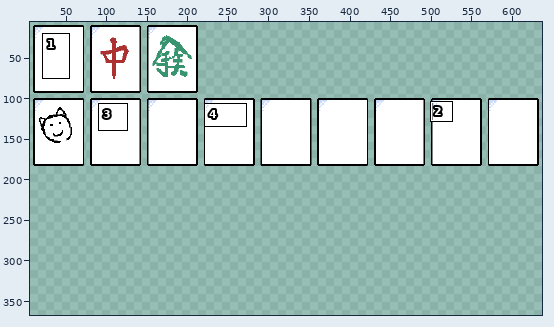
Pixel-art file -- Tanyao/assets/Sprite-0001.aseprite. Above: a wide view before the commit, with the close-up outlined.
Close-up. The starting point:
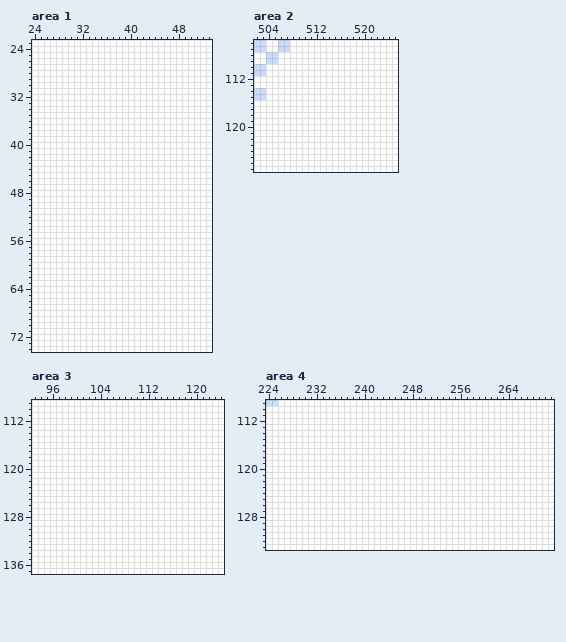
900x500 pixels, 1 frame. Shown: area 1: x 24..53, y 23..74; area 2: x 502..525, y 106..127; area 3: x 93..124, y 109..137; area 4: x 224..271, y 109..133. The wide view leaves out empty margins. The commit also changed other parts of the picture, which this record leaves out.
After:
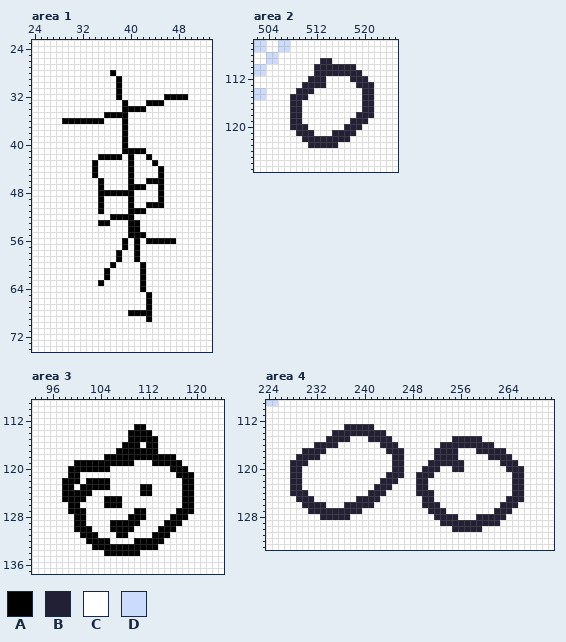
Palette (. is transparent): A #000000  B #222034  C #ffffff  D #cbdbfc
The exact change:
layer "8p" added
layer "4p" added
layer "2p" added
layer "eastbg" added
layer "east" added
Area 1, layer "east":
y 28: x 37 C -> A
y 29..31: x 38 C -> A
y 32: x 38 C -> A; x 46..49 CCCC -> AAAA
y 33: x 39 C -> A; x 43..45 CCC -> AAA
y 34: x 39..42 CCCC -> AAAA
y 35: x 36..39 CCCC -> AAAA
y 36: x 29..35 CCCCCCC -> AAAAAAA; x 39 C -> A
y 37..40: x 39 C -> A
y 41: x 39..42 CCCC -> AAAA
y 42: x 35..38 CCCC -> AAAA; x 40 C -> A; x 43 C -> A
y 43: x 34 C -> A; x 40 C -> A; x 44 C -> A
y 44..45: x 34 C -> A; x 40 C -> A; x 45 C -> A
y 46: x 35 C -> A; x 40 C -> A; x 43..45 CCC -> AAA
y 47: x 35 C -> A; x 40..42 CCC -> AAA; x 45 C -> A
y 48: x 35..40 CCCCCC -> AAAAAA; x 45 C -> A
y 49: x 35 C -> A; x 40 C -> A; x 45 C -> A
y 50: x 35 C -> A; x 40 C -> A; x 43..45 CCC -> AAA
y 51: x 35 C -> A; x 40..42 CCC -> AAA
y 52: x 37..40 CCCC -> AAAA
y 53: x 35..36 CC -> AA; x 40..41 CC -> AA
y 54: x 40..41 CC -> AA
y 55: x 40..42 CCC -> AAA
y 56: x 39 C -> A; x 41 C -> A; x 43..47 CCCCC -> AAAAA
y 57: x 39 C -> A; x 41 C -> A
y 58..59: x 38 C -> A; x 41 C -> A
y 60: x 37 C -> A; x 42 C -> A
y 61..62: x 36 C -> A; x 42 C -> A
y 63: x 35 C -> A; x 42 C -> A
y 64: x 42 C -> A
y 65..67: x 43 C -> A
y 68: x 40..43 CCCC -> AAAA
y 69: x 43 C -> A
Area 2, layer "8p":
y 109: x 513..514 CC -> BB
y 110: x 512..518 CCCCCCC -> BBBBBBB
y 111: x 512..519 CCCCCCCC -> BBBBBBBB
y 112: x 511..513 CCC -> BBB; x 518..520 CCC -> BBB
y 113: x 510..513 CCCC -> BBBB; x 519..521 CCC -> BBB
y 114: x 509..511 CCC -> BBB; x 520..521 CC -> BB
y 115: x 508..510 CCC -> BBB; x 520..521 CC -> BB
y 116..117: x 508..509 CC -> BB; x 520..521 CC -> BB
y 118: x 508..509 CC -> BB; x 519..521 CCC -> BBB
y 119: x 508..509 CC -> BB; x 518..520 CCC -> BBB
y 120: x 508..510 CCC -> BBB; x 517..519 CCC -> BBB
y 121: x 509..511 CCC -> BBB; x 515..518 CCCC -> BBBB
y 122: x 510..517 CCCCCCCC -> BBBBBBBB
y 123: x 511..515 CCCCC -> BBBBB
Area 3, layer "2p":
y 113: x 110..111 CC -> AA
y 114: x 109..112 CCCC -> AAAA
y 115: x 109..113 CCCCC -> AAAAA
y 116: x 108..110 CCC -> AAA; x 112..113 CC -> AA
y 117: x 107..113 CCCCCCC -> AAAAAAA
y 118: x 105..116 CCCCCCCCCCCC -> AAAAAAAAAAAA
y 119: x 100..109 CCCCCCCCCC -> AAAAAAAAAA; x 113..117 CCCCC -> AAAAA
y 120: x 99..105 CCCCCCC -> AAAAAAA; x 116..118 CCC -> AAA
y 121: x 99..100 CC -> AA; x 117..119 CCC -> AAA
y 122: x 98..100 CCC -> AAA; x 102..105 CCCC -> AAAA; x 118..119 CC -> AA
y 123: x 98..99 CC -> AA; x 101..105 CCCCC -> AAAAA; x 111..112 CC -> AA; x 118..119 CC -> AA
y 124: x 98..102 CCCCC -> AAAAA; x 111..112 CC -> AA; x 118..119 CC -> AA
y 125: x 98..101 CCCC -> AAAA; x 105..107 CCC -> AAA; x 118..119 CC -> AA
y 126: x 99..100 CC -> AA; x 105..107 CCC -> AAA; x 118..119 CC -> AA
y 127: x 99..101 CCC -> AAA; x 110..111 CC -> AA; x 117..119 CCC -> AAA
y 128: x 100..101 CC -> AA; x 109..111 CCC -> AAA; x 116..118 CCC -> AAA
y 129: x 100..101 CC -> AA; x 106..110 CCCCC -> AAAAA; x 115..117 CCC -> AAA
y 130: x 100..102 CCC -> AAA; x 106..109 CCCC -> AAAA; x 114..116 CCC -> AAA
y 131: x 101..103 CCC -> AAA; x 107..108 CC -> AA; x 113..115 CCC -> AAA
y 132: x 102..105 CCCC -> AAAA; x 110..114 CCCCC -> AAAAA
y 133: x 103..113 CCCCCCCCCCC -> AAAAAAAAAAA
y 134: x 105..110 CCCCCC -> AAAAAA
Area 4, layer "4p":
y 113: x 237..241 CCCCC -> BBBBB
y 114: x 235..243 CCCCCCCCC -> BBBBBBBBB
y 115: x 234..237 CCCC -> BBBB; x 241..244 CCCC -> BBBB; x 255..259 CCCCC -> BBBBB
y 116: x 232..235 CCCC -> BBBB; x 243..245 CCC -> BBB; x 253..261 CCCCCCCCC -> BBBBBBBBB
y 117: x 230..233 CCCC -> BBBB; x 244..246 CCC -> BBB; x 252..255 CCCC -> BBBB; x 259..263 CCCCC -> BBBBB
y 118: x 229..232 CCCC -> BBBB; x 245..246 CC -> BB; x 252..255 CCCC -> BBBB; x 261..264 CCCC -> BBBB
y 119: x 228..230 CCC -> BBB; x 245..246 CC -> BB; x 251..256 CCCCCC -> BBBBBB; x 263..265 CCC -> BBB
y 120: x 228..229 CC -> BB; x 245..246 CC -> BB; x 250..252 CCC -> BBB; x 255..256 CC -> BB; x 264..266 CCC -> BBB
y 121: x 228..229 CC -> BB; x 244..246 CCC -> BBB; x 249..251 CCC -> BBB; x 265..266 CC -> BB
y 122: x 228..229 CC -> BB; x 243..245 CCC -> BBB; x 249..250 CC -> BB; x 265..266 CC -> BB
y 123: x 228..229 CC -> BB; x 242..244 CCC -> BBB; x 249..250 CC -> BB; x 265..266 CC -> BB
y 124: x 228..230 CCC -> BBB; x 241..243 CCC -> BBB; x 249..251 CCC -> BBB; x 265..266 CC -> BB
y 125: x 229..231 CCC -> BBB; x 239..242 CCCC -> BBBB; x 250..251 CC -> BB; x 264..266 CCC -> BBB
y 126: x 230..233 CCCC -> BBBB; x 237..241 CCCCC -> BBBBB; x 250..252 CCC -> BBB; x 263..265 CCC -> BBB
y 127: x 231..239 CCCCCCCCC -> BBBBBBBBB; x 251..253 CCC -> BBB; x 262..264 CCC -> BBB
y 128: x 233..237 CCCCC -> BBBBB; x 252..255 CCCC -> BBBB; x 259..263 CCCCC -> BBBBB
y 129: x 253..262 CCCCCCCCCC -> BBBBBBBBBB
y 130: x 255..259 CCCCC -> BBBBB
